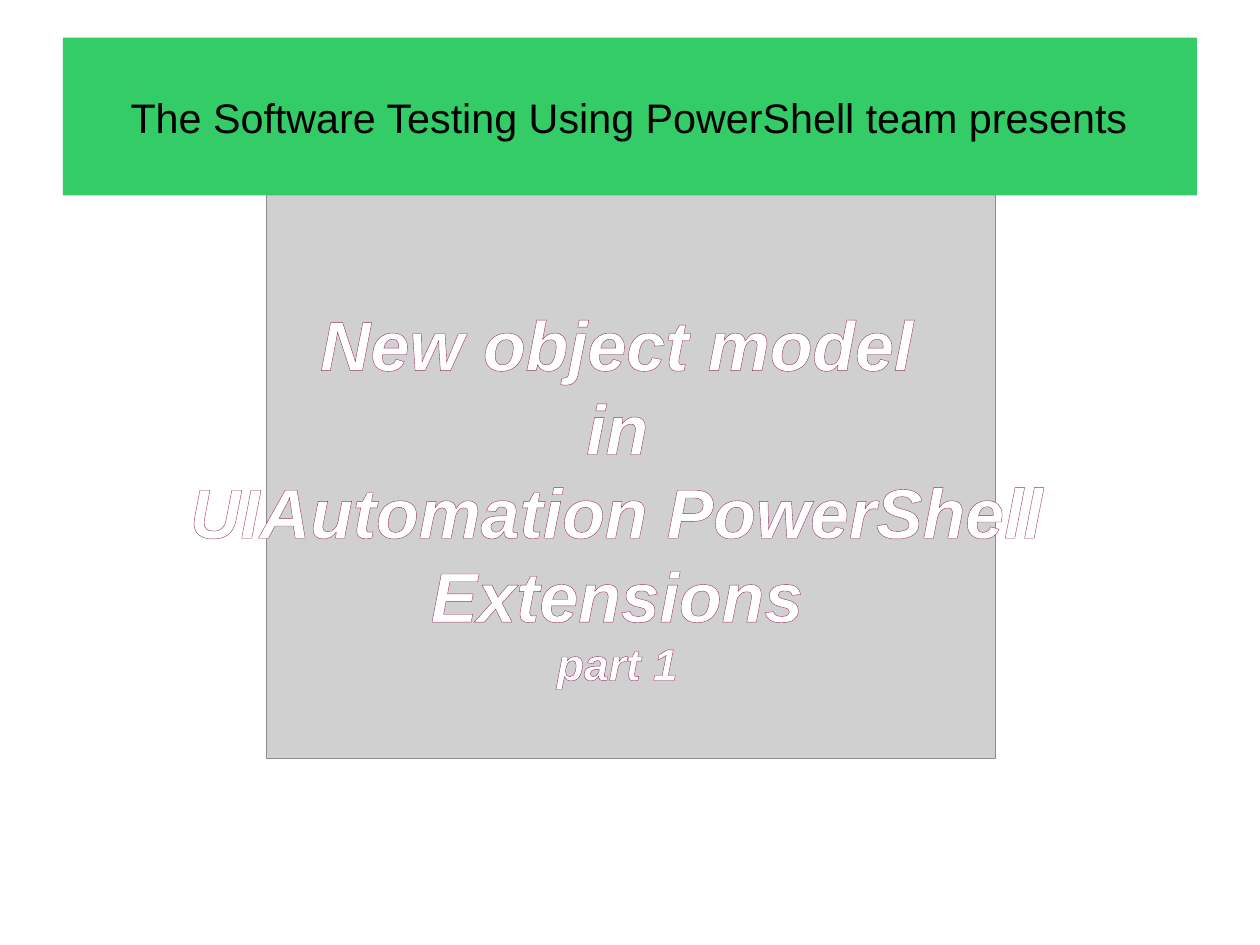
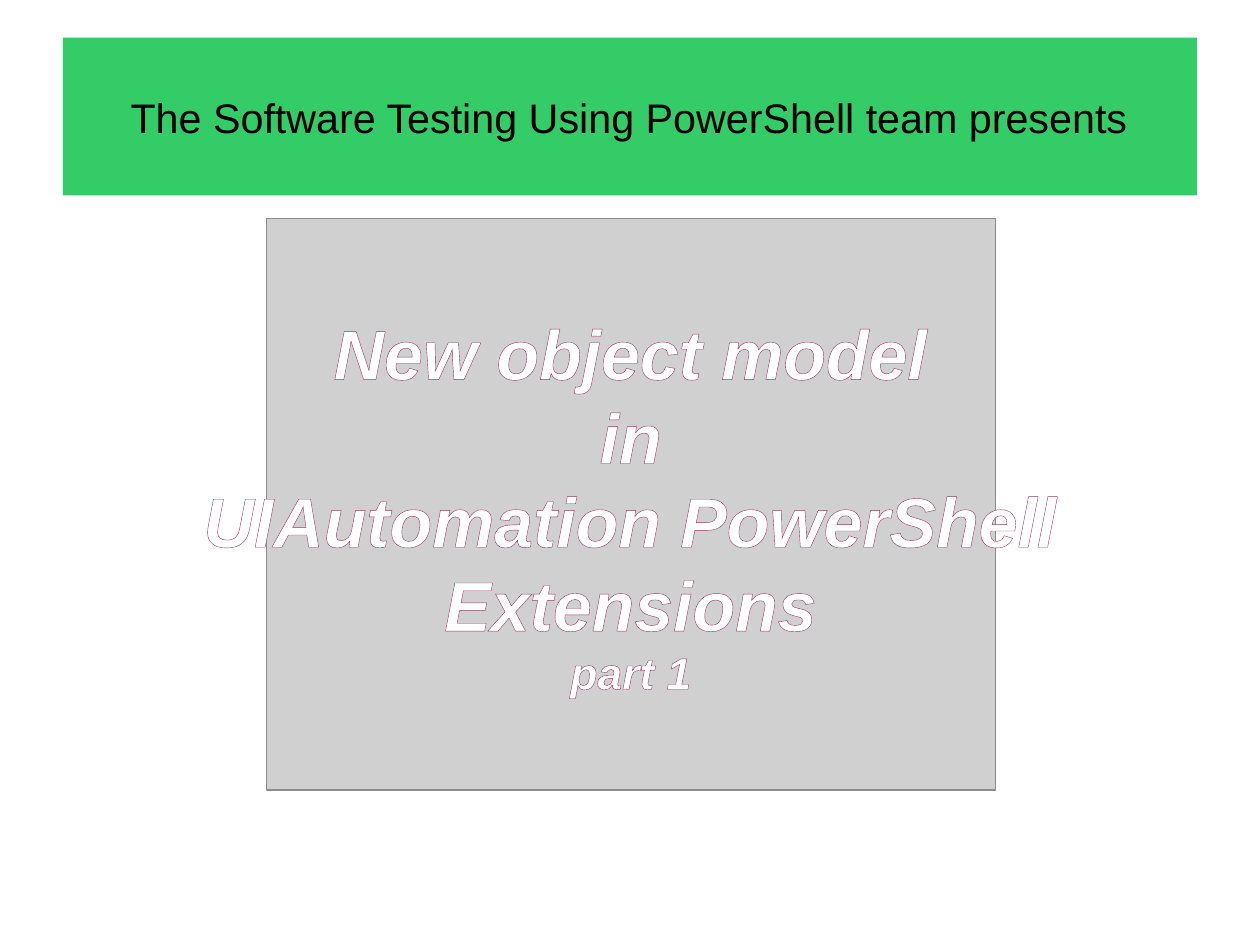
Before and after one commit to apetrovskiy/STUPS, a slide deck: slide 1 of samples/UIAutomation/Presentations/UIAutomation_elements_object_model_part_01.odp. Drawn at 1260x945 pixels with LibreOffice and Linux fonts; fonts in the diff are those of the drawing; grey boxes stand for pictures. Boxes give left, top, right and bottom in pixels: in the first picture for what was removed or moved away, otherwise in the second. Text is boxed around its words. In the diff, an @@ line names an element or a change of style, - is before the commit and + after.

Commit message:
presentation on elements' object model, part 1

```diff
--- a/samples/UIAutomation/Presentations/UIAutomation_elements_object_model_part_01.odp
+++ b/samples/UIAutomation/Presentations/UIAutomation_elements_object_model_part_01.odp
@@ subtitle "New object model": place and size @@
-subtitle "New object model" at [190,320,1043,689]
+subtitle "New object model" at [204,329,1056,698]
@@ picture: place and size @@
-picture at [266,188,997,759]
+picture at [266,218,997,790]
```
Also in this commit, not shown: 11 other slides changed, 6 slides added, 4 slides removed, 1 other file.
